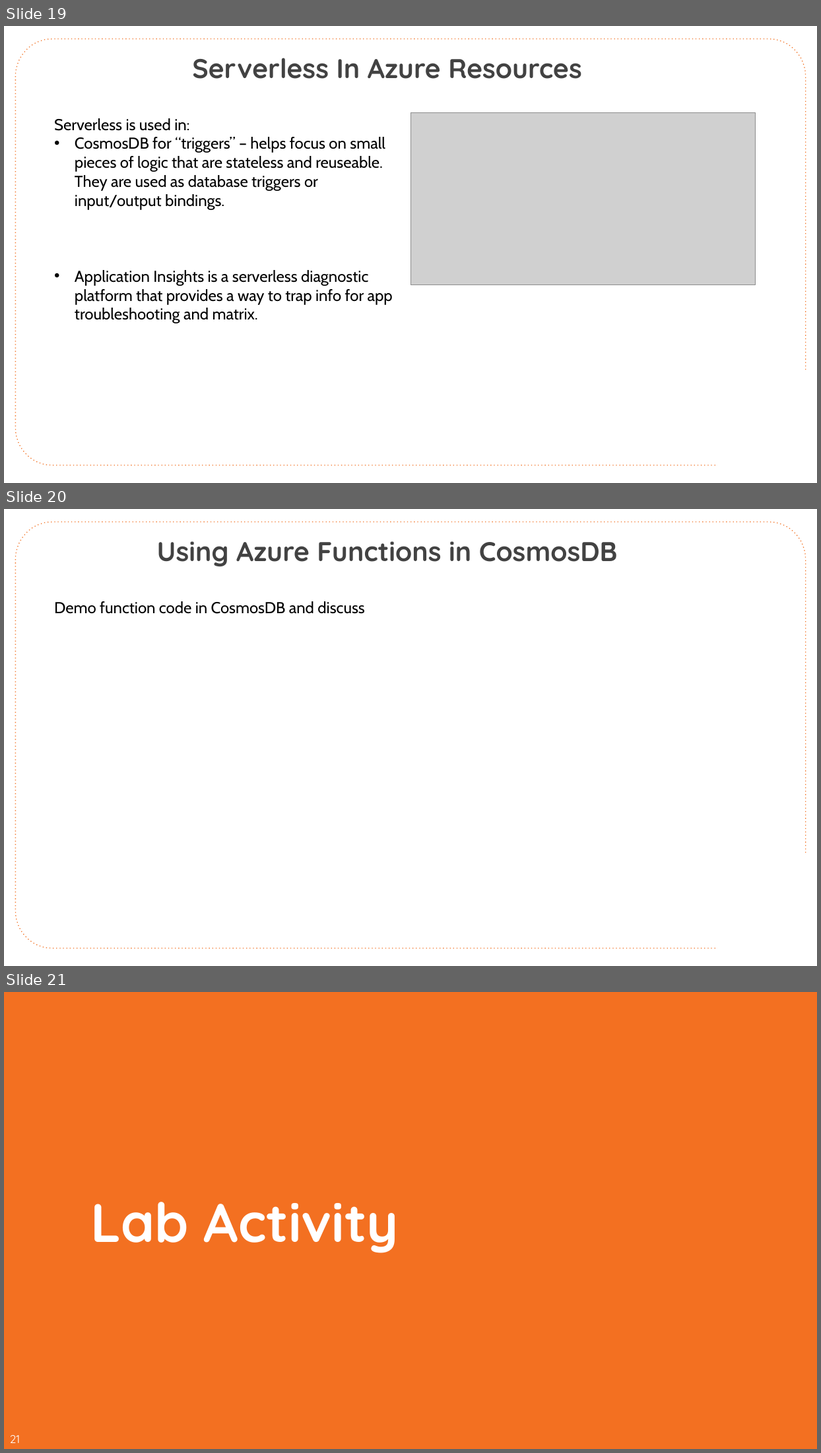
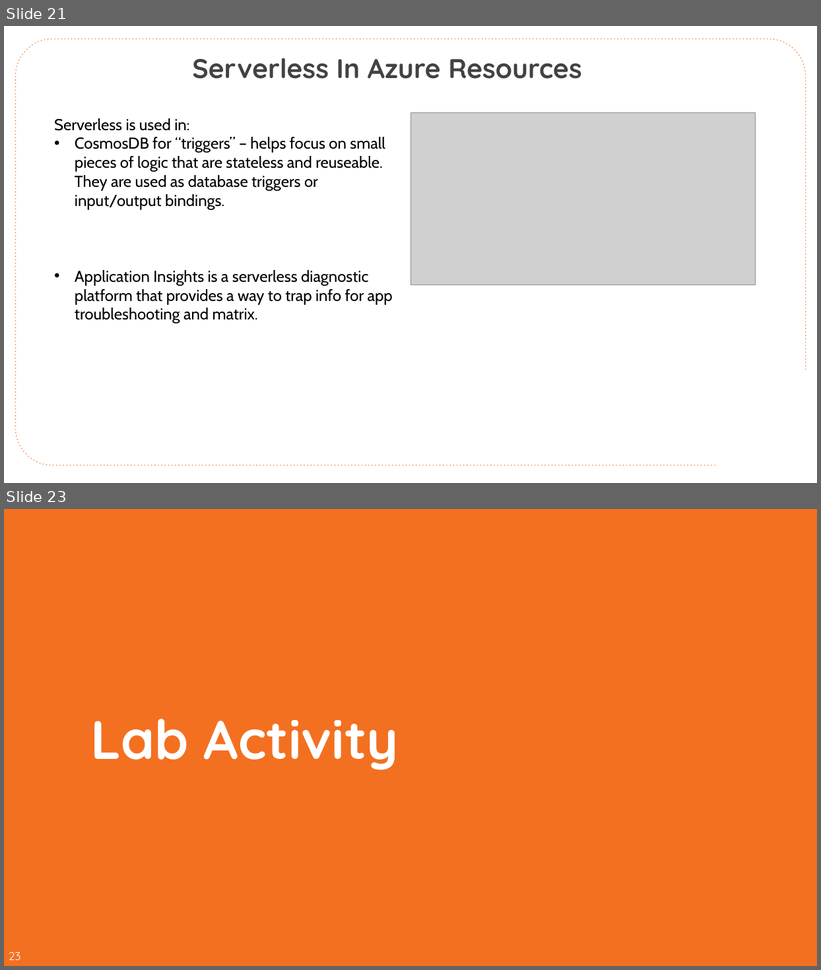
Before and after one commit to CloudSpecOps/Serverless-Architectures-with-Azure, a slide deck: Session Presentation/Azure-Serverless-Architecture-Session-Day-2.pptx. Shown one above the other, each under a label of ours: slides 19, 20 and 21 before the commit, slides 21 and 23 after it; the slides between them are not shown. The pictures are 821x1453 and 821x970 pixels, drawn with LibreOffice and Linux fonts; fonts in the diff are those of the drawing; grey boxes stand for pictures; background and template pictures are left out. Boxes give left, top, right and bottom in pixels: in the first picture for what was removed or moved away, otherwise in the second. Text is boxed around its words. In the diff, an @@ line names an element or a change of style, - is before the commit and + after.

```diff
--- a/Session Presentation/Azure-Serverless-Architecture-Session-Day-2.pptx
+++ b/Session Presentation/Azure-Serverless-Architecture-Session-Day-2.pptx
@@ slide 20 removed at <box>4,509,817,966</box>, background #FFFFFF; not listed: 1 template element that a slide beside it also shows @@
@@ text removed at <box>157,541,618,566</box> @@
-Using Azure Functions in CosmosDB
@@ text removed at <box>54,601,364,614</box> @@
-Demo function code in CosmosDB and discuss
@@ what was slide 19 is now slide 21 @@
@@ what was slide 21 is now slide 23 @@
@@ page number at <box>9,953,21,960</box>: text changed @@
-21
+23
```
Also in this commit, not shown: 7 slides changed, 3 slides added.
